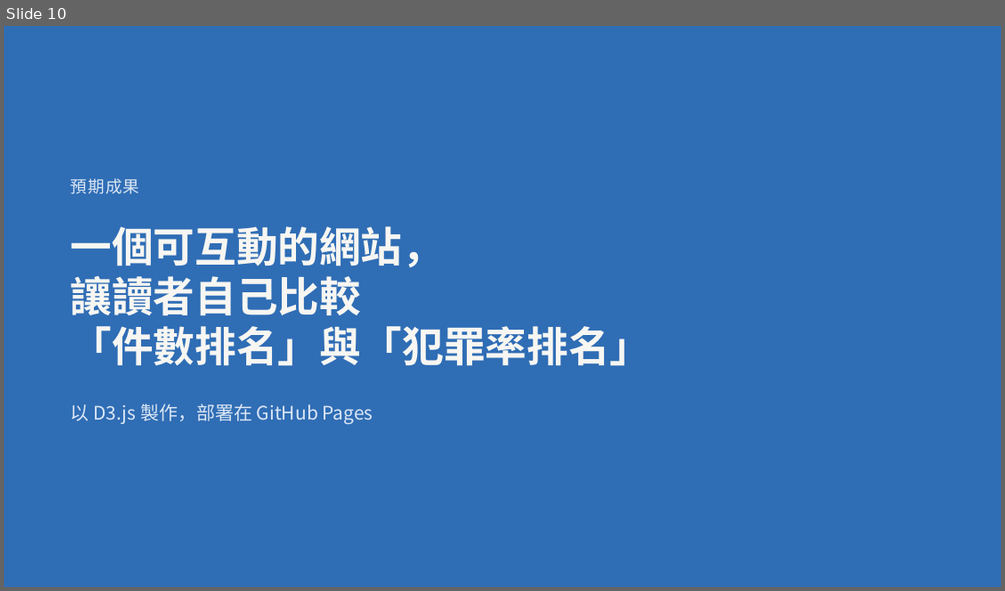
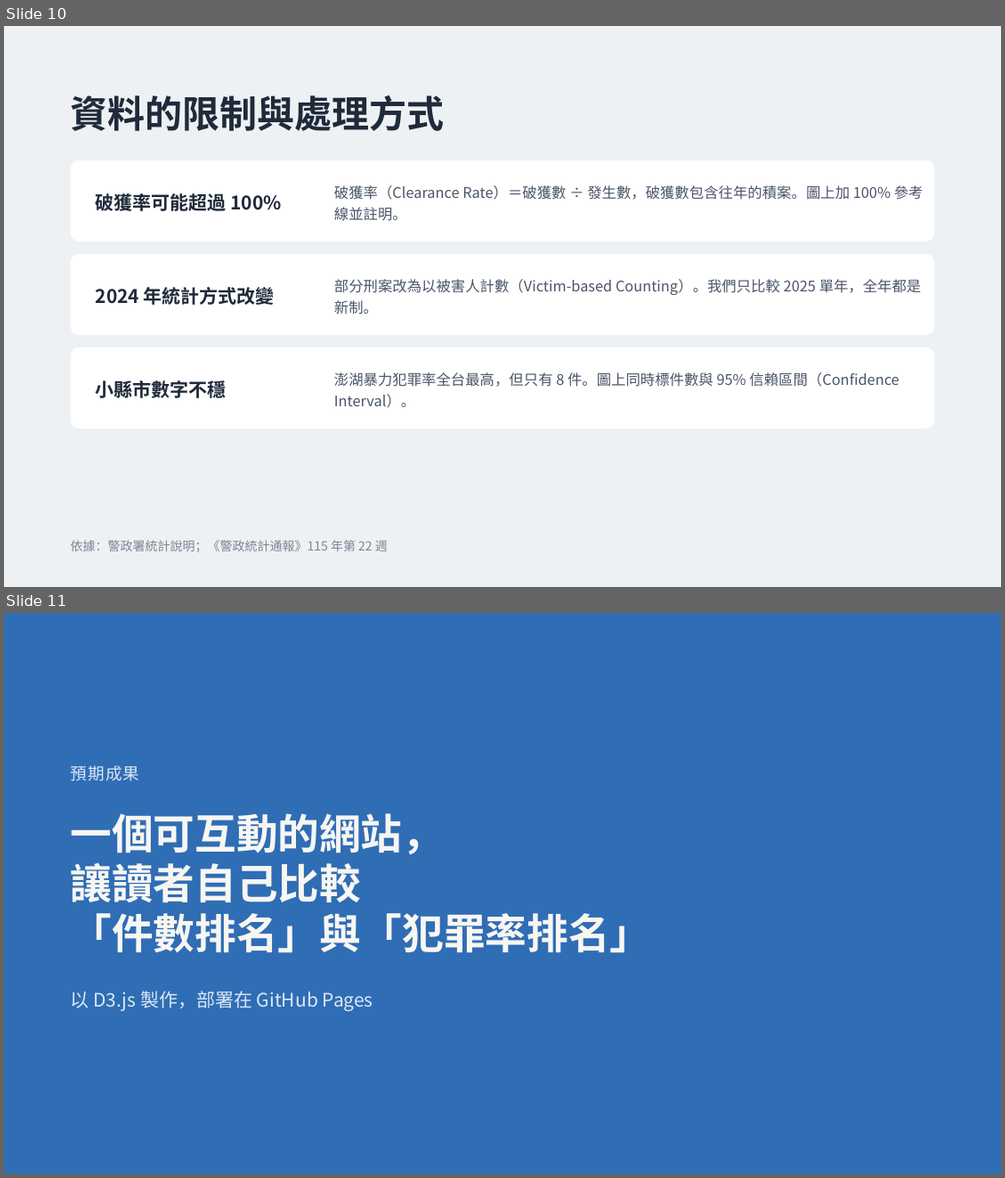
Before and after one commit to powerkaifu/taiwan-crime-rate-vis, a slide deck: docs/HW03 期中提案：台灣縣市犯罪率與破獲率.pptx. Shown one above the other, each under a label of ours: slide 10 before the commit, slides 10 and 11 after it. The pictures are 1005x591 and 1005x1178 pixels, drawn with LibreOffice and Linux fonts; fonts in the diff are those of the drawing. Boxes give left, top, right and bottom in pixels: in the first picture for what was removed or moved away, otherwise in the second. Text is boxed around its words. In the diff, an @@ line names an element or a change of style, - is before the commit and + after.

```diff
--- a/docs/HW03 期中提案：台灣縣市犯罪率與破獲率.pptx
+++ b/docs/HW03 期中提案：台灣縣市犯罪率與破獲率.pptx
@@ slide 10 added at (4, 26, 1001, 587), background #EEF1F4 @@
@@ title added at (71, 95, 445, 131), 36 pt, text #1F2A3A, bold @@
+資料的限制與處理方式
@@ rounded rectangle added at (71, 160, 935, 241), fill #FFFFFF @@
@@ text added at (334, 185, 923, 221), 14 pt, text #4A5568 @@
+破獲率（Clearance Rate）＝破獲數 ÷ 發生數，破獲數包含往年的積案。圖上加 100% 參考線並註明。
@@ text added at (96, 193, 281, 211), 18 pt, text #1F2A3A, bold @@
+破獲率可能超過 100%
@@ rounded rectangle added at (71, 254, 935, 335), fill #FFFFFF @@
@@ text added at (96, 287, 275, 305), 18 pt, text #1F2A3A, bold @@
+2024 年統計方式改變
@@ text added at (334, 279, 921, 314), 14 pt, text #4A5568 @@
+部分刑案改為以被害人計數（Victim-based Counting）。我們只比較 2025 單年，全年都是新制。
@@ rounded rectangle added at (71, 347, 935, 428), fill #FFFFFF @@
@@ text added at (334, 372, 898, 408), 14 pt, text #4A5568 @@
+澎湖暴力犯罪率全台最高，但只有 8 件。圖上同時標件數與 95% 信賴區間（Confidence Interval）。
@@ text added at (96, 380, 226, 398), 18 pt, text #1F2A3A, bold @@
+小縣市數字不穩
@@ text added at (71, 540, 388, 552), 12 pt, text #7A8594 @@
+依據：警政署統計說明；《警政統計通報》115 年第 22 週
@@ what was slide 10 is now slide 11 @@
```
Also in this commit, not shown: 2 slides changed, 1 other file.
